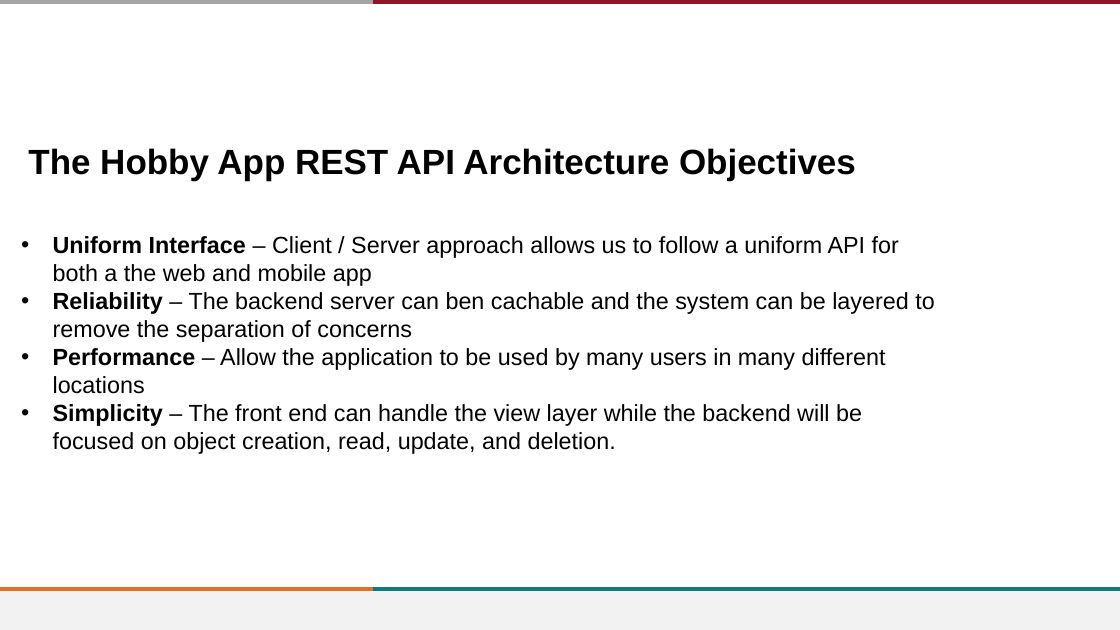
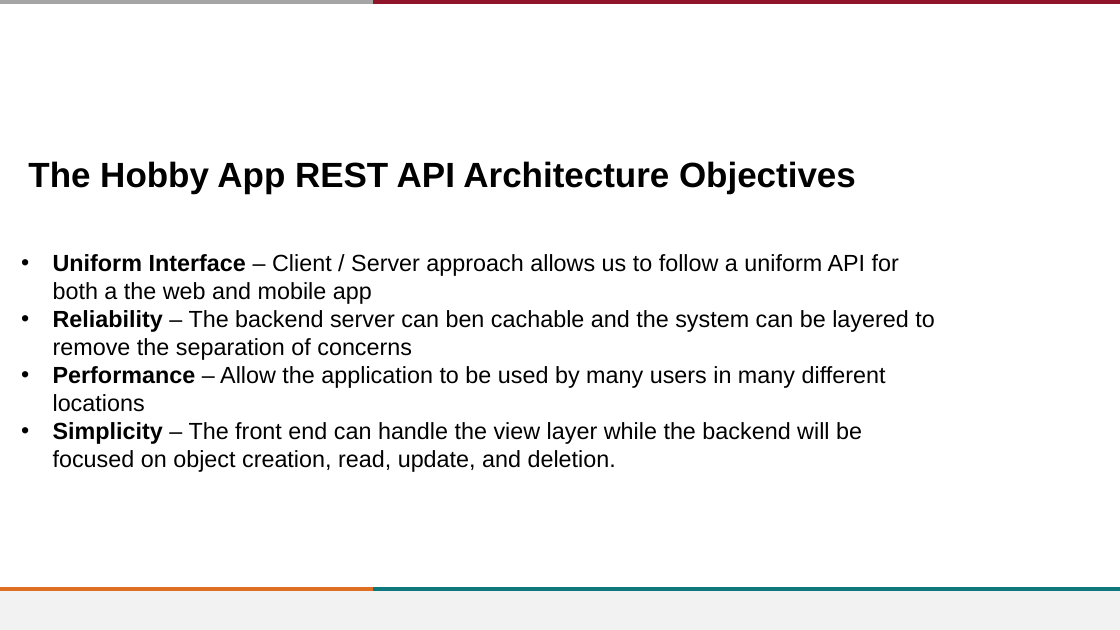
Before and after one commit to seige13/SSW-690, a slide deck: slide 3 of Week3/690 arc slide.pptx (slide 2 before the commit). Drawn at 1120x630 pixels with LibreOffice and Linux fonts; fonts in the diff are those of the drawing; background and template pictures are left out. Boxes give left, top, right and bottom in pixels: in the first picture for what was removed or moved away, otherwise in the second. Text is boxed around its words. In the diff, an @@ line names an element or a change of style, - is before the commit and + after.

Commit message:
Add objective slides

```diff
--- a/Week3/690 arc slide.pptx
+++ b/Week3/690 arc slide.pptx
@@ text "The Hobby App REST API ...": place and size @@
-text "The Hobby App REST API ..." at (28,148,856,181)
+text "The Hobby App REST API ..." at (28,161,856,194)
@@ text "Uniform Interface – Client / ...": place and size @@
-text "Uniform Interface – Client / ..." at (53,236,934,454)
+text "Uniform Interface – Client / ..." at (53,254,934,472)
```
Also in this commit, not shown: 1 slide added.
